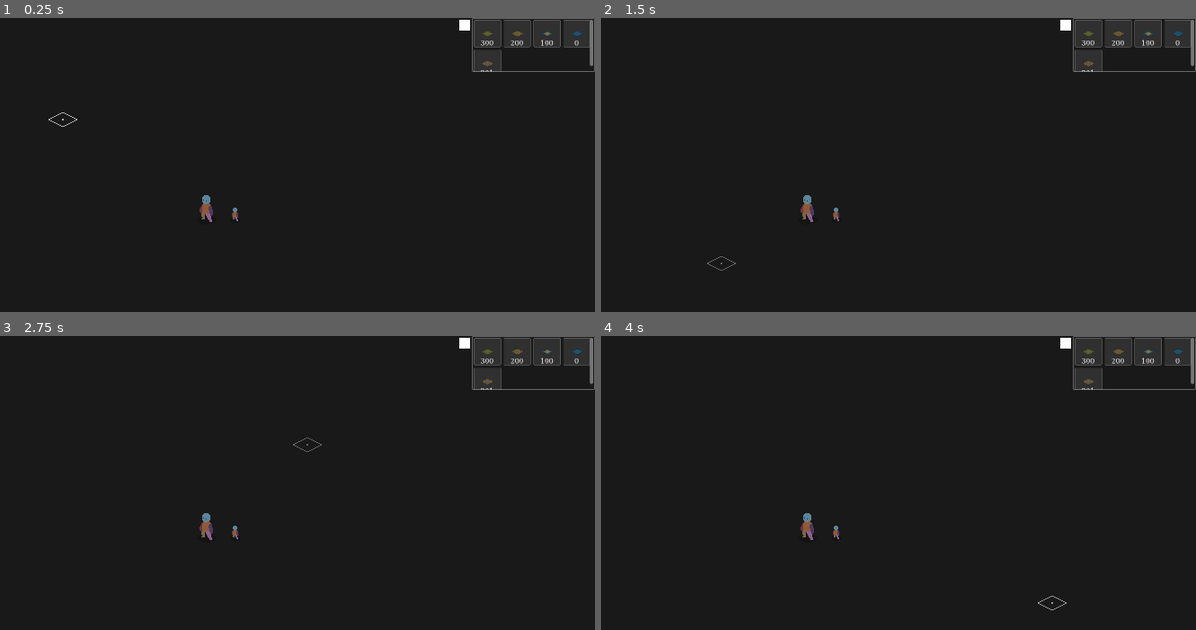
Above: before the commit, frames 1-4 (two rows, left to right).
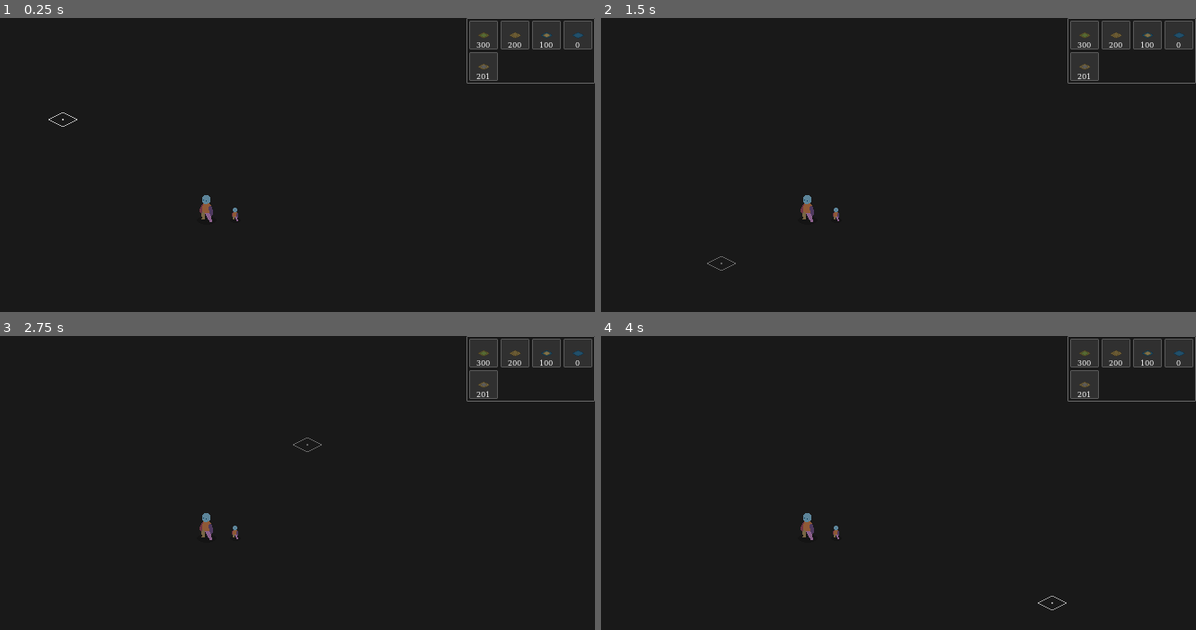
Above: after the commit, the same moments.

Repository: airoad/alive_iso_g
Game: Godot game, scene res://scene/main.tscn
Two runs of this game, one before a commit and one after it. Both use one fixed random seed, a clock stepped at 60 frames per second and the inputs below.
Inputs (mouse positions are in pixels of both pictures, inside the frame that each line leads up to):
- Up to frame 1 (0.25 s): no input
- Up to frame 2 (1.5 s): tap Enter at 0.5 s; move the mouse to (993, 200) at 0.52 s; press the mouse at (993, 200) at 0.53 s; tap Shift (shift) at 0.8 s; release the mouse at (993, 200) at 1.25 s; drag from (690, 241) to (803, 300) at 1.27 s
- Up to frame 3 (2.75 s): move the mouse to (309, 450) at 2.02 s; press the mouse at (309, 450) at 2.03 s; tap Shift (shift) at 2.3 s
- Up to frame 4 (4 s): release the mouse at (910, 450) at 2.75 s; tap Space at 2.75 s; drag from (803, 618) to (618, 477) at 2.77 s; tap Enter at 3.5 s; move the mouse to (1053, 597) at 3.52 s; hold Mouse wheel up (wheel) from 3.53 s (still down); click (1053, 597) at 3.67 s; tap Shift (shift) at 3.8 s

The runs differ from the first frame. In frame 1, 1.0% of the frame differs, in the area x 77-100%, y 0-23%; in frame 2, 1.0%; in frame 3, 1.0%; in frame 4, 1.0%.
Error in both runs: Invalid access to property or key 'button_index' on a base object of type 'InputEventKey'. (res://script/mgr_input.gd:41)

Commit message:
不真正擦除，只在0 1间切换

Diff:
--- a/scene/main.tscn
+++ b/scene/main.tscn
@@ -1,13 +1,14 @@
-[gd_scene load_steps=13 format=3 uid="uid://iqyu0a64eqma"]
+[gd_scene load_steps=14 format=3 uid="uid://iqyu0a64eqma"]
 
 [ext_resource type="Script" uid="uid://duvs38lyp6hot" path="res://script/ui_panel.gd" id="1_b5f6u"]
 [ext_resource type="Texture2D" uid="uid://bgebm8uu2fy2k" path="res://image/frame0.png" id="1_of57s"]
 [ext_resource type="Texture2D" uid="uid://c8y0wgx83kpby" path="res://image/frame1.png" id="3_b5f6u"]
 [ext_resource type="Script" uid="uid://dbysro7cxr80m" path="res://script/mgr_input.gd" id="3_tqoya"]
 [ext_resource type="TileSet" uid="uid://04fyhvpbisfa" path="res://tileset/ui.tres" id="4_p1hux"]
-[ext_resource type="Script" uid="uid://b0uvtthbfuve5" path="res://script/mgr_tilemap_v3.gd" id="5_b5f6u"]
+[ext_resource type="Script" uid="uid://b0uvtthbfuve5" path="res://script/mgr_tilemap.gd" id="5_b5f6u"]
 [ext_resource type="Script" uid="uid://cmx2d0p1cyflv" path="res://script/mgr_ui.gd" id="5_p1hux"]
 [ext_resource type="Texture2D" uid="uid://kopva3fh2fh6" path="res://tileset_texture/cursor_cell.png" id="7_hybxs"]
+[ext_resource type="TileSet" uid="uid://dmcd1pvpfky6r" path="res://tileset/single_set.tres" id="7_wscrc"]
 [ext_resource type="Script" uid="uid://cfpdog32b0qya" path="res://script/mgr_camera.gd" id="8_v2gmf"]
 [ext_resource type="Texture2D" uid="uid://c7001i74xo32e" path="res://image/unit_32.png" id="10_tqoya"]
 [ext_resource type="Texture2D" uid="uid://lv3dr5c1pnsd" path="res://image/unit_16.png" id="11_k65ib"]
@@ -26,8 +27,8 @@
 anchors_preset = 1
 anchor_left = 1.0
 anchor_right = 1.0
-offset_left = -274.0
-offset_bottom = 120.0
+offset_left = -286.0
+offset_bottom = 146.0
 grow_horizontal = 0
 size_flags_horizontal = 3
 size_flags_vertical = 3
@@ -54,13 +55,12 @@
 anchors_preset = 15
 anchor_right = 1.0
 anchor_bottom = 1.0
-offset_left = 3.999939
-offset_top = 4.0
-offset_right = 10.000061
-offset_bottom = 4.0
+offset_left = 6.0
+offset_top = 6.0
+offset_right = -6.0
+offset_bottom = -6.0
 grow_horizontal = 2
 grow_vertical = 2
-scale = Vector2(0.95, 0.95)
 mouse_filter = 2
 
 [node name="GridContainer" type="GridContainer" parent="CanvasLayer/Panel/ScrollContainer"]
@@ -69,12 +69,6 @@
 theme_override_constants/h_separation = 6
 theme_override_constants/v_separation = 6
 columns = 4
-
-[node name="ColorPickerButton" type="ColorPickerButton" parent="CanvasLayer/Panel"]
-layout_mode = 0
-offset_left = -32.0
-offset_bottom = 32.0
-color = Color(1, 1, 1, 1)
 
 [node name="AreaFrame" type="NinePatchRect" parent="CanvasLayer"]
 visible = false
@@ -104,7 +98,12 @@
 [node name="EffectTileMapLayer" type="TileMapLayer" parent="Manager/Tilemap"]
 tile_set = ExtResource("4_p1hux")
 
+[node name="VisualTileMapLayer" type="TileMapLayer" parent="Manager/Tilemap"]
+position = Vector2(-16, 0)
+tile_set = ExtResource("7_wscrc")
+
 [node name="UITileMapLayer" type="TileMapLayer" parent="Manager/Tilemap"]
+z_index = 100
 tile_set = ExtResource("4_p1hux")
 
 [node name="UI" type="Node2D" parent="Manager"]
--- /dev/null
+++ b/script/TMLUtils.gd
@@ -0,0 +1,46 @@
+class_name TMLUtils
+extends RefCounted
+
+
+const AC_DIC:Dictionary = {
+ 	[1,0,0,0]:0, [0,1,0,0]:1, [0,0,1,0]:2, [0,0,0,1]:3,
+	[1,0,0,1]:4, [0,1,1,0]:5, [1,1,0,0]:6, [0,0,1,1]:7,
+	[1,1,0,1]:8, [1,1,1,0]:9, [0,1,1,1]:10,[1,0,1,1]:11,
+	[0,1,0,1]:12,[1,0,1,0]:13,[1,1,1,1]:14,[0,0,0,0]:15,
+}
+
+# 确保 w v (0,0)位置一致
+const CORNER_4DIR_MAP: Array[Vector2i] = [
+	Vector2i(0, 0),Vector2i(1, 0),Vector2i(1, 1),Vector2i(0, 1)
+]
+
+# wcc -> 4 vcc 左上开始 isometric: 左开始
+static func get_vcc_list(wcc:Vector2i)->Array[Vector2i]:
+	var vccs:Array[Vector2i] = []
+	for i in 4:
+		var vcc = wcc+CORNER_4DIR_MAP[i]
+		vccs.append(vcc)
+	return vccs
+
+# vcc -> neighbor wcc 右上开始 isometric: 右开始
+static func get_corner_state(vcc:Vector2i,wtml:TileMapLayer)->int:
+	var ac_y = -1
+	var ac_y_arr = [0,0,0,0]
+	for i in 4:
+		var corner = vcc-CORNER_4DIR_MAP[i]
+		var corner_sid = wtml.get_cell_source_id(corner)
+		ac_y_arr[i] = 0 if corner_sid == -1 else corner_sid
+	ac_y = AC_DIC.get(ac_y_arr,-1)
+	return ac_y
+
+# 获取区域内所有cell coord。考虑的是世界空间矩形区域
+static func get_all_cc_in_world_rect(start: Vector2i, end: Vector2i) -> Array[Vector2i]:
+	var ccs:Array[Vector2i] = []
+	var step = (end - start).sign()
+	step.x = 1 if step.x == 0 else step.x
+	step.y = 1 if step.y == 0 else step.y
+	for y in range(start.y,end.y+step.y,step.y):
+		for x in range(start.x,end.x+step.x,step.x):
+			var cc = Vector2i(x,y)
+			ccs.append(cc)
+	return ccs
--- a/script/TilemapUtils.gd
+++ /dev/null
@@ -1,227 +0,0 @@
-class_name TilemapUtils
-extends RefCounted
-
-# ======================================
-# 核心常量（集中管理，避免重复创建）
-# ======================================
-# 8向邻居偏移（含斜向）
-const NEIGHBOR_OFFSET_8DIR: Array[Vector2i] = [
-	Vector2i(1, -1), Vector2i(1, 0), Vector2i(1, 1), Vector2i(0, 1),
-	Vector2i(-1, 1), Vector2i(-1, 0), Vector2i(-1, -1), Vector2i(0, -1)
-]
-
-const NEIGHBOR_OFFSET_8DIR_MAP: Dictionary[Vector2i,int] = {
-	Vector2i(1, -1):0, Vector2i(1, 0):1, Vector2i(1, 1):2, Vector2i(0, 1):3,
-	Vector2i(-1, 1):4, Vector2i(-1, 0):5, Vector2i(-1, -1):6, Vector2i(0, -1):7
-}
-
-const OFFSET_8DIR_CENTER: Array[Vector2i] = [
-	Vector2i(1, -1), Vector2i(1, 0), Vector2i(1, 1), Vector2i(0, 1),
-	Vector2i(-1, 1), Vector2i(-1, 0), Vector2i(-1, -1), Vector2i(0, -1),
-	Vector2i(0, 0),
-]
-
-# 4向邻居偏移（正向）
-const NEIGHBOR_OFFSET_4DIR: Array[Vector2i] = [
-	Vector2i(0, -1), Vector2i(1, 0), Vector2i(0, 1), Vector2i(-1, 0)
-]
-
-const CORNER_IDX_DIC:Dictionary ={
-	0:[0,1,8,7],
-	1:[1,2,3,8],
-	2:[8,3,4,5],
-	3:[7,8,5,6],
-}
-
-const NCC_ARRAY_SIZE: int = 8
-const INVALID_WCC: Vector2i = Vector2i(-1, -1)
-# VC位置索引映射（0=上，1=右，2=下，3=左）
-const VCC_POS_OFFSET_MAP: Dictionary = {
-	Vector2i(0, 0): 0,
-	Vector2i(0, 1): 1,
-	Vector2i(-1, 1): 2,
-	Vector2i(-1, 0): 3
-}
-# VC位置反向映射（index→coord）
-const VCC_OFFSET_INDEX_MAP: Array[Vector2i] = [
-	Vector2i(0, 0), Vector2i(0, 1), Vector2i(-1, 1), Vector2i(-1, 0)
-]
-
-const STR_AC_DIC:Dictionary = {
- 	"0010": 0, "0001": 1, "1000": 2, "0100": 3,
-	"0110": 4, "1001": 5, "0011": 6, "1100": 7,
-	"0111": 8, "1011": 9, "1101": 10,"1110": 11,
-	"0101": 12,"1010": 13,"1111": 14, "0000": 15,
-}
-
-const AC_STR_DIC:Dictionary = {
- 	0 :"0010", 1 :"0001", 2 :"1000", 3 :"0100",
-	4 :"0110", 5 :"1001", 6 :"0011", 7 :"1100",
-	8 :"0111", 9 :"1011", 10:"1101", 11:"1110",
-	12:"0101", 13:"1010", 14:"1111", 15:"0000",
-}
-
-
-static func get_vcc_idx_dic(wcc:Vector2i)->Dictionary:
-	var dic: Dictionary = {}
-	for offset in VCC_POS_OFFSET_MAP:
-		var vcc = wcc + offset
-		dic[vcc] = VCC_POS_OFFSET_MAP[offset]
-	return dic
-
-static func get_idx_vcc_dic(wcc:Vector2i)->Dictionary:
-	var dic: Dictionary = {}
-	for i in VCC_POS_OFFSET_MAP.size():
-		var offset = VCC_POS_OFFSET_MAP[i]
-		var vcc = wcc + offset
-		dic[i] = vcc
-	return dic
-
-# 通过VC坐标获取位置索引（0-3，O(1)查询 -1 不存在）
-static func get_vcc_index(vcc: Vector2i, wcc: Vector2i) -> int:
-	var coord = vcc - wcc
-	return VCC_POS_OFFSET_MAP.get(coord, -1)
-
-# 通过索引获取VC坐标（O(1)查询）
-static func get_vcc_coord(wcc: Vector2i, index: int) -> Vector2i:
-	if index < 0 or index >= VCC_OFFSET_INDEX_MAP.size():
-		return Vector2i.ZERO
-	return wcc + VCC_OFFSET_INDEX_MAP[index]
-
-# 获取WCC对应的所有VC坐标（直接返回列表，避免业务层遍历）
-static func get_wcc_vcc_list(wcc: Vector2i) -> Array:
-	return get_vcc_idx_dic(wcc).keys()
-
-
-static func get_direction_mapping() -> Dictionary:
-	return {
-		Vector2i(-1, 0):  [ [2, 3], [1, 0] ],
-		Vector2i(1, 0):   [ [0, 1], [3, 2] ],
-		Vector2i(0, -1):  [ [0, 3], [1, 2] ],
-		Vector2i(0, 1):   [ [1, 2], [0, 3] ]
-	}
-
-static func get_all_cc_in_rect(start: Vector2i, end: Vector2i) -> Array:
-	var cc = []
-	# 计算对角cell的s和t（x-y和x+y）
-	var s1 = start.x - start.y
-	var t1 = start.x + start.y
-	var s2 = end.x - end.y
-	var t2 = end.x + end.y
-
-	# 严格使用对角cell的s-t范围，不扩展
-	var s_min = min(s1, s2)
-	var s_max = max(s1, s2)
-	var t_min = min(t1, t2)
-	var t_max = max(t1, t2)
-
-	# 遍历范围内的s和t，只保留整数x,y的cell
-	for s in range(s_min, s_max + 1):
-		for t in range(t_min, t_max + 1):
-			# 确保x和y是整数（s和t同奇偶）
-			if (s + t) % 2 != 0:
-				continue
-			var x = int((s + t) / 2.0)
-			var y = int((t - s) / 2.0)
-			cc.append(Vector2i(x, y))
-	return cc
-
-# isometric 中，get_suround_cells 得到的是4方向邻居故不采用 key:ncc value:ncc pos index (0-7)
-static func get_used_neighbors(cc: Vector2i, tml:TileMapLayer,is_used:bool = true) -> Dictionary:
-	var out: Dictionary = {}
-	for i in NEIGHBOR_OFFSET_8DIR.size():
-		var offset = NEIGHBOR_OFFSET_8DIR[i]
-		var ncc = cc + offset
-		if is_used:
-			if tml.get_used_cells().has(ncc):
-				out.set(ncc,i)
-		else:out.set(ncc,i)
-	return out
-
-static func get_used_neighbors_with_sid(cc: Vector2i, tml:TileMapLayer) -> Dictionary:
-	var out: Dictionary = {}
-	for i in NEIGHBOR_OFFSET_8DIR.size():
-		var offset = NEIGHBOR_OFFSET_8DIR[i]
-		var ncc = cc + offset
-		if tml.get_used_cells().has(ncc):
-			var sid = tml.get_cell_source_id(ncc)
-			out.set(ncc,sid)
-	return out
-
-
-# get surounding cell 的顺序是下左上右 故不采用
-static func get_used_suround_neighbors(cc: Vector2i, tml:TileMapLayer)-> Dictionary:
-	var out: Dictionary = {}
-	for i in NEIGHBOR_OFFSET_4DIR.size():
-		var offset = NEIGHBOR_OFFSET_4DIR[i]
-		var ncc = cc + offset
-		if tml.get_used_cells().has(ncc):
-			out.set(ncc,i)
-	return out
-
-static func get_vc_corner_state(
-	vcc:Vector2i,wcc:Vector2i,sid:int,wtml:TileMapLayer,use_sid:bool = true
-)->int:
-	var idx = get_vcc_index(vcc,wcc)
-	var corner_idx_arr = CORNER_IDX_DIC[idx]
-	var corner_arr =[]
-	var corner_offset_arr = []
-	for offset_idx in corner_idx_arr:
-		corner_offset_arr.append(OFFSET_8DIR_CENTER[offset_idx])
-	for offset in corner_offset_arr:
-		corner_arr.append(wcc+offset)
-	var state_str = "0000"
-	var used_cell_arr = []
-	if use_sid:
-		used_cell_arr = wtml.get_used_cells_by_id(sid)
-	else:
-		used_cell_arr = wtml.get_used_cells()
-
-	if used_cell_arr.size() > 0:
-		for i in 4:
-			if used_cell_arr.has(corner_arr[i]) or corner_arr[i] == wcc :
-				state_str[i] = "1"
-			else : state_str[i] = "0"
-
-		return STR_AC_DIC[state_str]
-	return idx
-
-
-
-# key:changed nvc idx value:changed corner
-const NEIGHBOR_CHANGED_CORNER_DIC = {
-	0:{2:2}, 1:{2:3, 3:2}, 2:{3:3}, 3:{3:0, 0:3},
-	4:{0:0}, 5:{0:1, 1:0}, 6:{1:1}, 7:{1:2, 2:1},
-}
-
-const NEIGHBOR_CHANGED_SUROUND_CORNER_DIC = {
-	0:{1:2,2:1}, 1:{2:3, 3:2}, 2:{3:0, 0:3}, 3:{0:1, 1:0}
-}
-
-static func get_neighbor_vc_changed_corner(nidx:int,ncc:Vector2i,nvcc:Vector2i,)->int:
-	var idx = get_vcc_index(nvcc,ncc)
-	var changed_corner_dic = NEIGHBOR_CHANGED_CORNER_DIC[nidx]
-	if not changed_corner_dic.has(idx): return -1
-
-	var changed_corner = changed_corner_dic[idx]
-	return changed_corner
-
-static func get_neighbor_changed_corner(ncc:Vector2i,wcc:Vector2i,)->Dictionary:
-	var offset = ncc - wcc
-	var idx = NEIGHBOR_OFFSET_8DIR_MAP[offset]
-	return NEIGHBOR_CHANGED_CORNER_DIC[idx]
-
-static func get_neighbor_vc_changed_suround_corner(nidx:int,ncc:Vector2i,nvcc:Vector2i,)->int:
-	var idx = get_vcc_index(nvcc,ncc)
-	var changed_corner_dic = NEIGHBOR_CHANGED_SUROUND_CORNER_DIC[nidx]
-	if not changed_corner_dic.has(idx): return -1
-
-	var changed_corner = changed_corner_dic[idx]
-	return changed_corner
-
-static func get_all_used_nvcc(used_ncc_dic:Dictionary)->Array:
-	var out:Array = []
-	for ncc in used_ncc_dic:
-		for nvcc in get_wcc_vcc_list(ncc):
-			out.append(nvcc)
-	return out
--- /dev/null
+++ b/script/mgr_tilemap.gd
@@ -0,0 +1,65 @@
+extends Node2D
+
+@onready var mgr_input = $"../Input"
+@onready var mgr_ui = $"../UI"
+@onready var wtml: TileMapLayer = $WorldTileMapLayer
+@onready var vtml: TileMapLayer = $VisualTileMapLayer
+
+var cur_sid: int = -1
+var area_start_cc
+var area_end_cc
+
+func _ready() -> void:
+	# 连接信号
+	mgr_input.connect("sgl_click", on_click)
+	mgr_input.connect("sgl_drag", on_mouse_drag)
+	mgr_ui.connect("sgl_ui_card_selected", on_ui_card_selected)
+
+func on_ui_card_selected(sid: int, _count: int) -> void:
+	cur_sid = sid
+
+func on_click(_wp: Vector2, control: String) -> void:
+	var wcc = wtml.local_to_map(get_local_mouse_position())
+	handle_tile_data([wcc], control)
+
+func on_mouse_drag(wp: Vector2, phase: String, control: String, shift: String) -> void:
+	if phase == "dragging" and shift == "just_released_shift":
+		var wcc = wtml.local_to_map(get_local_mouse_position())
+		handle_tile_data([wcc], control)
+	if shift == "just_released_shift": return
+	match phase:
+		"start_dragging":
+			if not control == "just_middle":
+				area_start_cc = wtml.local_to_map(wp)
+		"dragging":
+			if not control == "pressing_middle":
+				area_end_cc = wtml.local_to_map(wp)
+		"end_dragging":
+			if not control == "just_released_middle":
+				area_end_cc = wtml.local_to_map(wp)
+				var wccs:Array[Vector2i] = TMLUtils.get_all_cc_in_world_rect(area_start_cc,area_end_cc)
+				handle_tile_data(wccs, control)
+
+func handle_tile_data(wccs: Array[Vector2i], control: String) -> void:
+	if wccs.is_empty(): return
+	if cur_sid == -1 or not wtml or not vtml : return
+	if control in ["just_middle", "pressing_middle", "just_released_middle"]: return
+
+	# 左键：wtml 刷1
+	if control in ["pressing_left", "just_released_left"]:
+		update_visual_cell(wccs,1)
+	# 右键：wtml 刷0
+	elif control in ["pressing_right", "just_released_right"]:
+		update_visual_cell(wccs,0)
+
+func update_visual_cell(wccs: Array[Vector2i], cell_type:int = 0) -> void:
+	for wcc in wccs:
+		wtml.set_cell(wcc,cell_type,Vector2i.ZERO,0)
+
+	for wcc in wccs:
+		var vccs = TMLUtils.get_vcc_list(wcc)
+		for vcc in vccs:
+			var ac = Vector2i.ZERO
+			#ac.x = randi() % 2
+			ac.y = TMLUtils.get_corner_state(vcc,wtml)
+			vtml.set_cell(vcc,cur_sid,ac,0)
--- a/script/mgr_tilemap_v3.gd
+++ /dev/null
@@ -1,177 +0,0 @@
-extends Node2D
-
-@onready var mgr_input = $"../Input"
-@onready var mgr_ui = $"../UI"
-@onready var wtml: TileMapLayer = $WorldTileMapLayer
-@onready var vtml_scene: PackedScene = preload("res://scene/visual_tilemap_layer_single_set.tscn")
-@onready var tile_set_main = preload("res://tileset/single_set.tres")
-@onready var tile_set_debug = preload("res://tileset/debug.tres")
-
-var curr_sid: int = -1
-var vtml: TileMapLayer = null
-var area_start_cc
-var area_end_cc
-const SID_CAPACITY = 100
-
-func _ready() -> void:
-	# 连接信号
-	mgr_input.connect("sgl_click", on_click)
-	mgr_input.connect("sgl_drag", on_mouse_drag)
-	mgr_ui.connect("sgl_ui_card_selected", on_ui_card_selected)
-	# 创建显示层
-	create_visual_tilmap_layer()
-
-func create_visual_tilmap_layer() -> void:
-	if vtml == null:
-		vtml = vtml_scene.instantiate()
-		vtml.position.y = -8
-		vtml.tile_set = tile_set_main
-		wtml.add_child(vtml)
-
-func on_ui_card_selected(sid: int, _count: int) -> void:
-	curr_sid = sid
-
-func on_click(_wp: Vector2, control: String) -> void:
-	handle_tile_data(get_local_mouse_position(), control)
-
-func on_mouse_drag(wp: Vector2, phase: String, control: String, shift: String) -> void:
-	if phase == "dragging" and shift == "just_released_shift":
-		handle_tile_data(get_local_mouse_position(), control)
-	if shift == "just_released_shift": return
-	match phase:
-		"start_dragging":
-			if not control == "just_middle":
-				area_start_cc = wtml.local_to_map(wp)
-		"dragging":
-			if not control == "pressing_middle":
-				area_end_cc = wtml.local_to_map(wp)
-		"end_dragging":
-			if not control == "just_released_middle":
-				area_end_cc = wtml.local_to_map(wp)
-				var wcc_arr = TilemapUtils.get_all_cc_in_rect(area_start_cc,area_end_cc)
-				match control:
-					"just_released_left":
-						generate_area(wcc_arr)
-					"just_released_right":
-						remove_area_(wcc_arr)
-
-func handle_tile_data(wp: Vector2, control: String) -> void:
-	if curr_sid == -1 || vtml == null:
-		return
-	if control in ["just_middle", "pressing_middle", "just_released_middle"]:
-		return
-	var wcc = wtml.local_to_map(wp)
-	# 左键：生成VC
-	if control in ["just_left", "pressing_left"]:
-		generate_visual_cells(wcc,curr_sid)
-	# 右键：删除VC
-	elif control in ["just_right", "pressing_right"]:
-		remove_visual_cell(wcc)
-
-# 生成VC
-func generate_visual_cells(wcc: Vector2i, sid:int) -> void:
-	var used_ncc_dic = TilemapUtils.get_used_neighbors(wcc,wtml)
-	var used_ncc_sid_arr = used_ncc_dic.keys().map(func(ncc: Vector2i) -> int:return wtml.get_cell_source_id(ncc))
-	used_ncc_sid_arr = NFunc.array_remove_duplicates_keep_order_first(used_ncc_sid_arr)
-	var used_suround_ncc_dic = TilemapUtils.get_used_suround_neighbors(wcc,wtml)
-
-	if used_ncc_sid_arr.is_empty():
-		if sid == 0:
-			wtml.set_cell(wcc,sid,Vector2i.ZERO,0)
-			update_visual_cell(wcc)
-			return
-		else:
-			print("0")
-			return
-	elif used_ncc_sid_arr.size() == 1:
-		var nsid = used_ncc_sid_arr[0]
-		if sid == 0:
-			if nsid == sid :
-				wtml.set_cell(wcc,sid,Vector2i.ZERO,0)
-				update_visual_cell(wcc)
-				return
-			else:
-				print("1")
-				return
-		else:
-			if used_suround_ncc_dic.size() == 4:
-				var nsid_str = str(nsid)[0]
-				var sid_str = str(sid)[0]
-				if int(nsid_str) == int(sid_str) - 1 or nsid == sid:
-					wtml.set_cell(wcc,sid,Vector2i.ZERO,0)
-					update_visual_cell(wcc)
-					return
-				else:
-					print("2")
-					return
-	elif used_ncc_sid_arr.size() >= 2:
-		for nsid in used_ncc_sid_arr:
-			var nsid_str = str(nsid)[0]
-			var sid_str = str(sid)[0]
-			if nsid > sid or int(sid_str) - int(nsid_str) > 1:
-				print("3")
-				return
-		for nsid in used_ncc_sid_arr:
-			if used_suround_ncc_dic.size() == 4:
-				if nsid <= sid - SID_CAPACITY:
-					wtml.set_cell(wcc,sid,Vector2i.ZERO,0)
-					update_visual_cell(wcc)
-					return
-
-# 删除VC
-func remove_visual_cell(wcc: Vector2i, sid:int = curr_sid) -> void:
-	if sid == 0: return
-	var used_cell_arr = wtml.get_used_cells()
-	if used_cell_arr.is_empty(): return
-	var tmp_sid = wtml.get_cell_source_id(wcc)
-	if not used_cell_arr.has(wcc): return
-	if tmp_sid != sid: return
-	var used_ncc_dic = TilemapUtils.get_used_neighbors(wcc,wtml)
-	var used_ncc_sid_arr = used_ncc_dic.keys().map(func(ncc: Vector2i) -> int:return wtml.get_cell_source_id(ncc))
-	if used_ncc_sid_arr.has(sid+1): return
-
-	wtml.erase_cell(wcc)
-	update_visual_cell(wcc,sid)
-
-func generate_area(wcc_arr:Array,sid:int = curr_sid)->void:
-	for wcc in wcc_arr:
-		generate_visual_cells(wcc,sid)
-
-func remove_area_(wcc_arr:Array)-> void:
-	for wcc in wcc_arr:
-		remove_visual_cell(wcc)
-
-func update_visual_cell(wcc: Vector2i, sid:int = curr_sid) -> void:
-	var is_add = wtml.get_used_cells().has(wcc)
-	var vcc_arr = TilemapUtils.get_wcc_vcc_list(wcc)
-	var aid = 0
-	if is_add:
-		var ac = Vector2i.ZERO
-		ac.x = randi() % 2
-		for vcc in vcc_arr:
-			var tmp_sid = sid
-			ac.y = TilemapUtils.get_vc_corner_state(vcc,wcc,tmp_sid,wtml)
-			vtml.set_cell(vcc,tmp_sid,ac,aid)
-		return
-
-	var used_ncc_dic = TilemapUtils.get_used_neighbors(wcc,wtml)
-	if sid != 0:
-		wtml.set_cell(wcc,sid - SID_CAPACITY,Vector2i.ZERO,0)
-	var used_nvcc = TilemapUtils.get_all_used_nvcc(used_ncc_dic)
-	for vcc in vcc_arr:
-		if not used_nvcc.has(vcc):
-			vtml.erase_cell(vcc)
-	for ncc in used_ncc_dic:
-		var changed_ncc_corner_dic = TilemapUtils.get_neighbor_changed_corner(ncc,wcc)
-		for idx in changed_ncc_corner_dic:
-			var nvcc = TilemapUtils.get_vcc_coord(ncc,idx)
-			var nvac = vtml.get_cell_atlas_coords(nvcc)
-			var nvac_str = TilemapUtils.AC_STR_DIC[nvac.y]
-			nvac_str[changed_ncc_corner_dic[idx]] = "0"
-			nvac.y = TilemapUtils.STR_AC_DIC[nvac_str]
-			vtml.set_cell(nvcc, sid, nvac, aid)
-	for vcc in vtml.get_used_cells_by_id(sid):
-		var vac = vtml.get_cell_atlas_coords(vcc)
-		if vac.y == 15:
-			vac.y = 14
-			vtml.set_cell(vcc,sid - SID_CAPACITY,vac,aid)
--- a/script/mgr_ui.gd
+++ b/script/mgr_ui.gd
@@ -4,10 +4,7 @@
 
 @onready var cursor_normal: Texture2D = preload("res://image/cursor_normal.png")
 @onready var cursor_pan: Texture2D = preload("res://image/cursor_pan.png")
-@onready var cursor : Sprite2D = $Cursor
-@onready var wtml : TileMapLayer = $"../Tilemap/WorldTileMapLayer"
 @onready var grid_container: GridContainer = $"../../CanvasLayer/Panel/ScrollContainer/GridContainer"
-@onready var color_picker_button : ColorPickerButton = $"../../CanvasLayer/Panel/ColorPickerButton"
 @onready var utml : TileMapLayer = $"../Tilemap/UITileMapLayer"
 @onready var panel = $"../../CanvasLayer/Panel"
 @onready var area_frame = $"../../CanvasLayer/AreaFrame"
@@ -19,19 +16,25 @@
 var selected_id : int = -1
 var all_card : Array[Control] = []
 var selected_card: Control = null
-var area_start_coord : Vector2i = Vector2i.ZERO
+var area_start_cc : Vector2i = Vector2i.ZERO
+var area_start_wcc : Vector2i = Vector2i.ZERO
+var area_end_wcc: Vector2i = Vector2i.ZERO
 var mouse_on_ui:bool = false
+var last_area_wcc_arr:Array[Vector2i] = []
+var is_shift_dragging:bool = false
 
 # Called when the node enters the scene tree for the first time.
 func _ready() -> void:
 	change_cursor(cursor_normal)
 	handle_icon_dic()
 	panel.connect("mouse_in_out",on_mouse_in_out_panel)
-	mgr_input.connect("sgl_drag_screen", on_drag_screen)
+	#mgr_input.connect("sgl_drag_screen", on_drag_screen)
+	mgr_input.connect("sgl_drag_screen", on_drag_screen_world)
 
 # Called every frame. 'delta' is the elapsed time since the previous frame.
 func _process(_delta: float) -> void:
-	update_cursor_pos()
+	if not is_shift_dragging:
+		update_cursor_pos()
 
 func change_cursor(texture:Texture2D) -> void:
 	if texture:
@@ -39,9 +42,7 @@
 		Input.set_custom_mouse_cursor(texture, Input.CURSOR_ARROW, hotspot)
 
 func update_cursor_pos() -> void:
-	var mp = get_global_mouse_position()
-	var cc = wtml.local_to_map(mp)
-	#mp = wtml.map_to_local(cc)
+	var cc = utml.local_to_map(get_global_mouse_position())
 	if mouse_on_ui:
 		utml.clear()
 		return
@@ -49,18 +50,15 @@
 		utml.clear()
 		utml.set_cell(cc,0,Vector2i.ZERO,0)
 
-	#cursor.position = mp
-
 func on_mouse_on_card(phase:bool)->void:
 	mouse_on_ui = phase
 
 func on_mouse_in_out_panel(phase:bool)->void:
 	mouse_on_ui = phase
 
-
 func handle_icon_dic() -> void:
 	icon_dic = NFunc.scan_directory("res://source_id_icon/", ".png")
-	if icon_dic.size() <= 0: return
+	if icon_dic.is_empty(): return
 
 	clear_chiildren(grid_container)
 	all_card.clear()
@@ -68,11 +66,8 @@
 	for path in icon_dic:
 		var sid:int = int(path.get_file().get_basename())
 		var icon_instance:Texture2D = icon_dic[path]
-		# 加载卡片场景（替换为你的卡片场景路径）
 		var card = card_scene.instantiate()
-		# 给卡片设置参数
 		card.sid = sid
-		## 设置预览图（TileSet 用第一个瓦片的纹理作为预览）
 		card.icon_texture = icon_instance
 
 		## 连接卡片的选中信号
@@ -93,7 +88,6 @@
 			c.hide_marker()
 
 	sgl_ui_card_selected.emit(selected_id, all_card.size())
-	print("sid:", sid)
 
 # 外部获取当前选中资源的接口
 func get_selected_asset() -> int:
@@ -105,24 +99,21 @@
 		node.remove_child(c)
 		node.queue_free()
 
-func on_drag_screen(coord: Vector2i, phase : String, control: String, shift: String):
+func on_drag_screen(coord: Vector2i, phase : String, control: String, shift: String) -> void:
 	if shift == "just_released_shift":
 		area_frame.visible = false
 		area_frame.size = Vector2.ZERO
 		return
-	#print(coord,"|",phase,"|",control,"|",shift)
-
 	match phase:
 		"start_dragging":
 			if not control == "just_middle":
-				area_start_coord = coord
-				area_frame.position = area_start_coord
+				area_start_cc = coord
+				area_frame.position = area_start_cc
 				area_frame.size = Vector2.ZERO
-				#print(coord, area_start_coord)
 		"dragging":
 			if not control == "pressing_middle":
 				area_frame.visible = true
-				var fsize = coord - area_start_coord
+				var fsize = coord - area_start_cc
 				var fscale = Vector2.ONE
 				if fsize.x > 0 : fscale.x = 1
 				else :
@@ -138,3 +129,30 @@
 			if not control == "just_released_middle":
 				area_frame.visible = false
 				area_frame.size = Vector2.ZERO
+
+func on_drag_screen_world(_coord: Vector2i, phase : String, control: String, shift: String) -> void:
+	if shift == "just_released_shift":
+		is_shift_dragging = false
+		return
+	var wcc = utml.local_to_map(get_global_mouse_position())
+	match phase:
+		"start_dragging":
+			if not control == "just_middle":
+				area_start_wcc = wcc
+		"dragging":
+			if not control == "pressing_middle":
+				area_end_wcc = wcc
+				var temp_wcc_arr:Array[Vector2i] = TMLUtils.get_all_cc_in_world_rect(area_start_wcc,area_end_wcc)
+				if temp_wcc_arr.size() != last_area_wcc_arr.size():
+					last_area_wcc_arr = temp_wcc_arr
+					utml.clear()
+					var aid:int = 0
+					if control in ["pressing_right","just_right"]: aid = 1
+					for area_cc in last_area_wcc_arr:
+						utml.set_cell(area_cc,0,Vector2i.ZERO,aid)
+				is_shift_dragging = true
+		"end_dragging":
+			if not control == "just_released_middle":
+				area_end_wcc = wcc
+				utml.clear()
+				is_shift_dragging = false
--- a/tileset/ui.tres
+++ b/tileset/ui.tres
@@ -5,6 +5,7 @@
 [sub_resource type="TileSetAtlasSource" id="TileSetAtlasSource_nwtye"]
 texture = ExtResource("1_jol5e")
 texture_region_size = Vector2i(32, 16)
+0:0/next_alternative_id = 2
 0:0/animation_columns = 8
 0:0/animation_speed = 15.0
 0:0/animation_frame_0/duration = 1.0
@@ -24,6 +25,8 @@
 0:0/animation_frame_14/duration = 1.0
 0:0/animation_frame_15/duration = 1.0
 0:0/0 = 0
+0:0/1 = 1
+0:0/1/modulate = Color(0, 0, 0, 1)
 
 [resource]
 tile_shape = 1
Not shown: 1 places in scene/visual_tilemap_layer_single_set.tscn that only renumber resources
Renamed: script/TilemapUtils.gd.uid -> script/TMLUtils.gd.uid
Renamed: script/mgr_tilemap_v3.gd.uid -> script/mgr_tilemap.gd.uid
Binary file changed: tileset_texture/100.png
